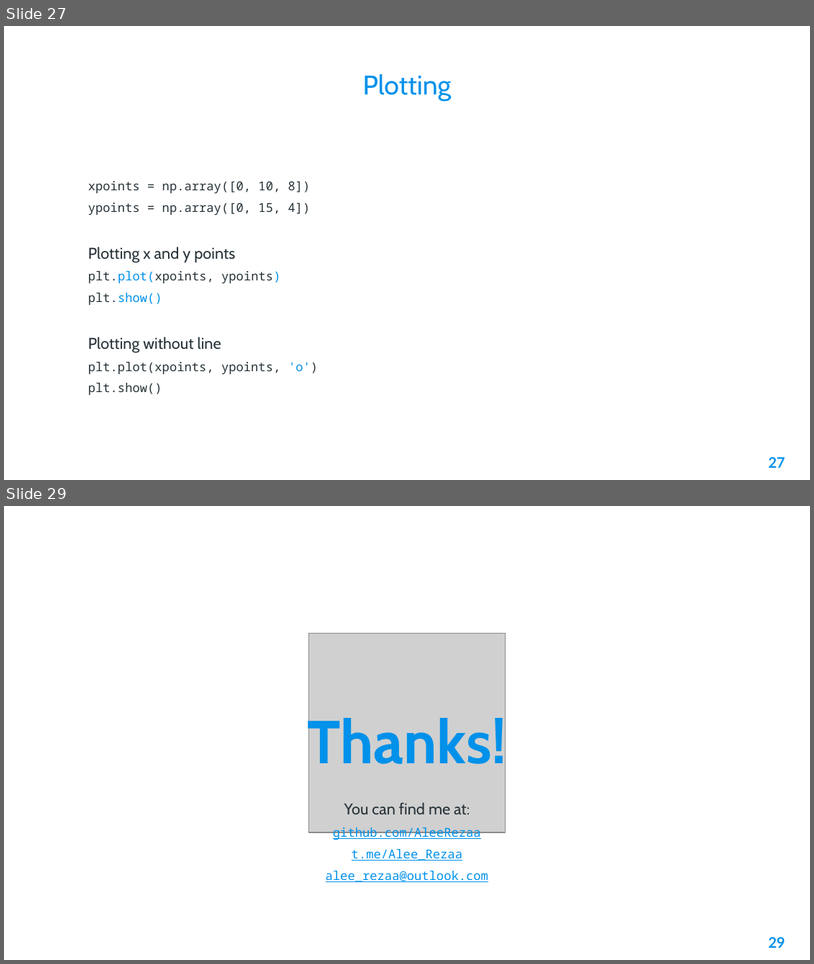
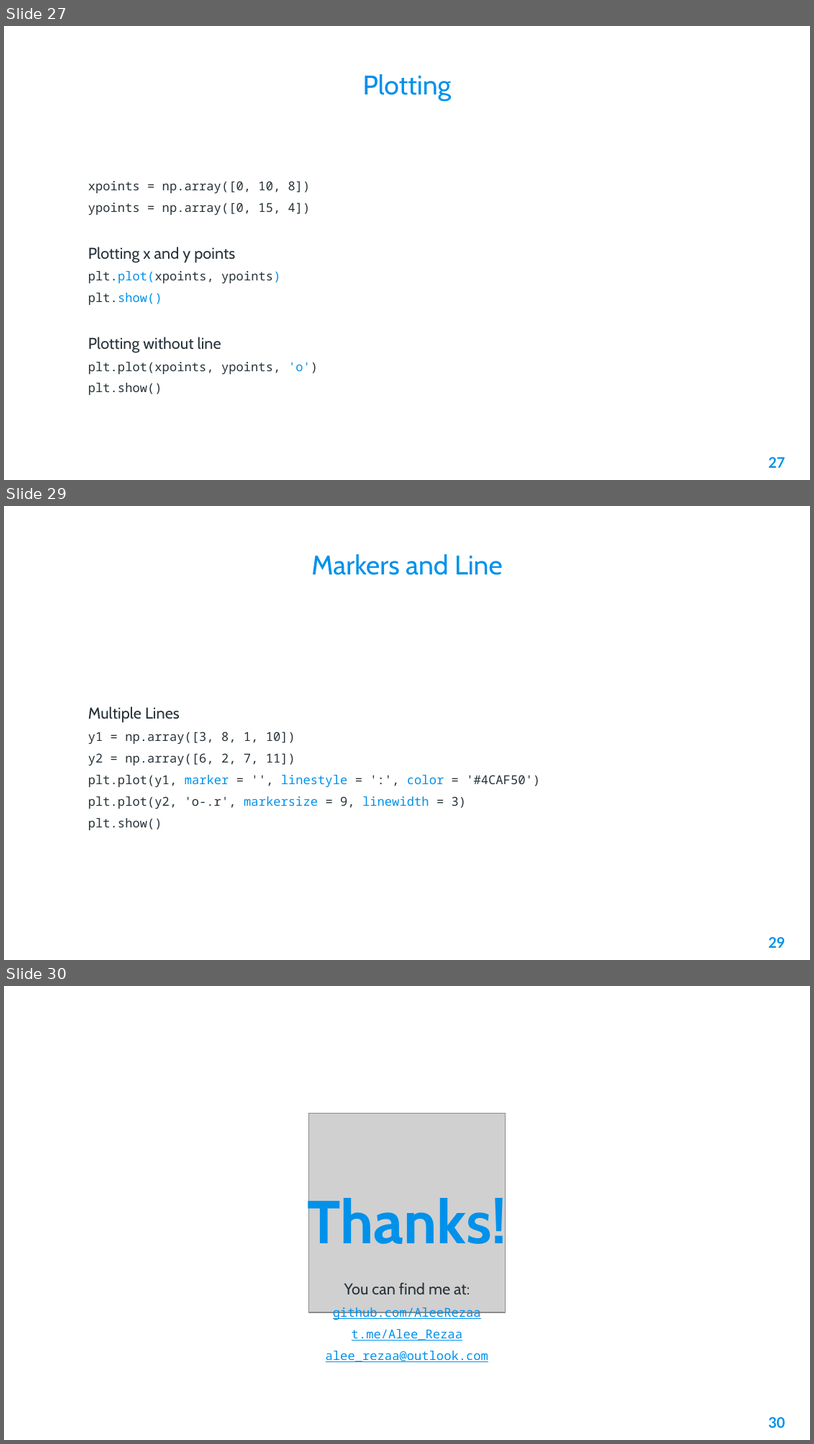
Before and after one commit to AleeRezaa/learn-python, a slide deck: Powerpoint/2 Data Science.pptx. Shown one above the other, each under a label of ours: slides 27 and 29 before the commit, slides 27, 29 and 30 after it; the slides between them are not shown. The pictures are 814x964 and 814x1444 pixels, drawn with LibreOffice and Linux fonts; fonts in the diff are those of the drawing; grey boxes stand for pictures; background and template pictures are left out. Boxes give left, top, right and bottom in pixels: in the first picture for what was removed or moved away, otherwise in the second. Text is boxed around its words. In the diff, an @@ line names an element or a change of style, - is before the commit and + after.

Commit message:
add mpl markers and line

```diff
--- a/Powerpoint/2 Data Science.pptx
+++ b/Powerpoint/2 Data Science.pptx
@@ slide 29 added at bbox=[4, 506, 810, 960], background picture (left out) @@
@@ title added at bbox=[311, 554, 503, 575], 24 pt, text #0091EA @@
+Markers and Line
@@ text added at bbox=[88, 706, 540, 830], 11 pt, text #263238 @@
+Multiple Lines
+y1 = np.array([3, 8, 1, 10])
+y2 = np.array([6, 2, 7, 11])
+plt.plot(y1, marker = '', linestyle = ':', color = '#4CAF50')
+plt.plot(y2, 'o-.r', markersize = 9, linewidth = 3)
+plt.show()
@@ page number added at bbox=[769, 937, 785, 947], 13 pt, text #0091EA, bold @@
+29
@@ what was slide 29 is now slide 30 @@
@@ page number at bbox=[769, 1417, 785, 1427]: text changed @@
-29
+30
```
Also in this commit, not shown: 1 slide changed, 1 other file.
